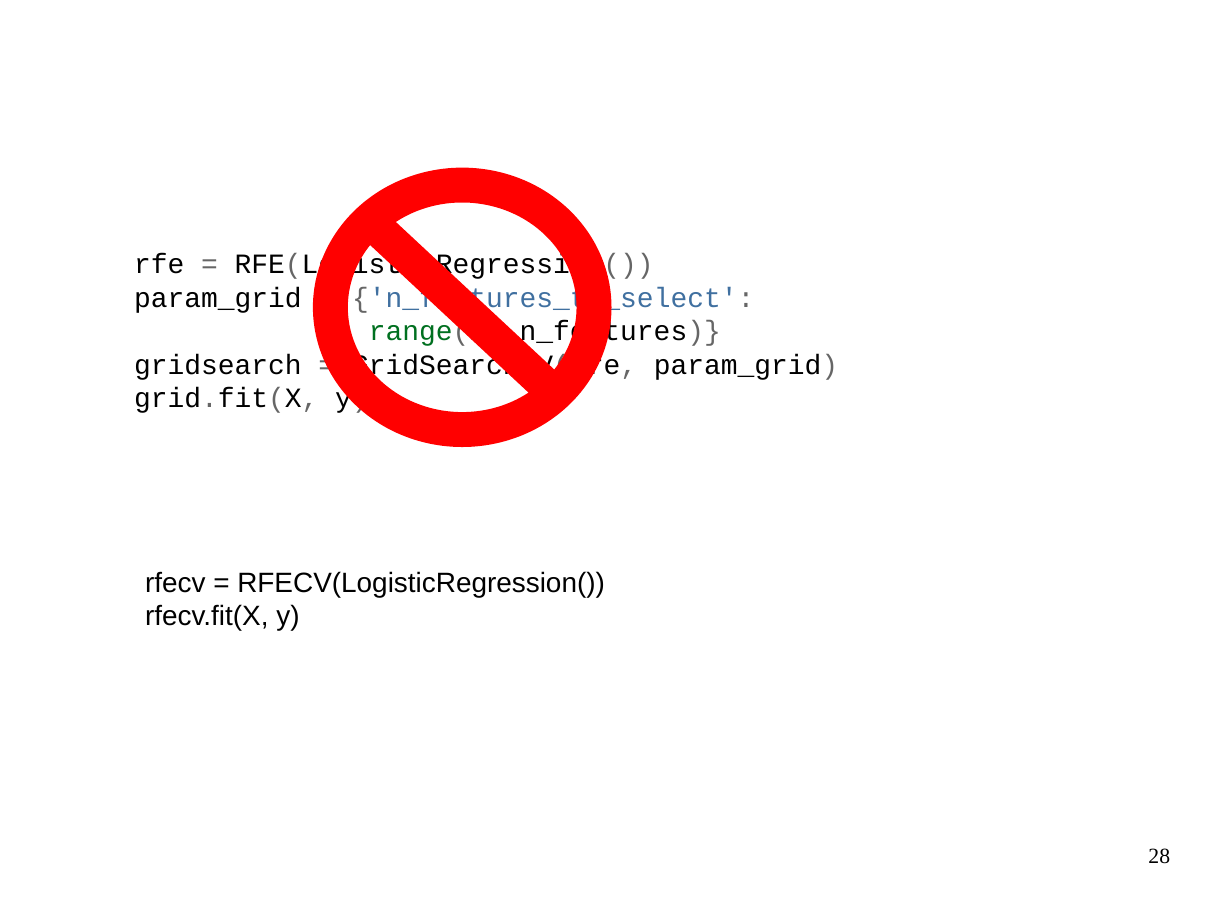
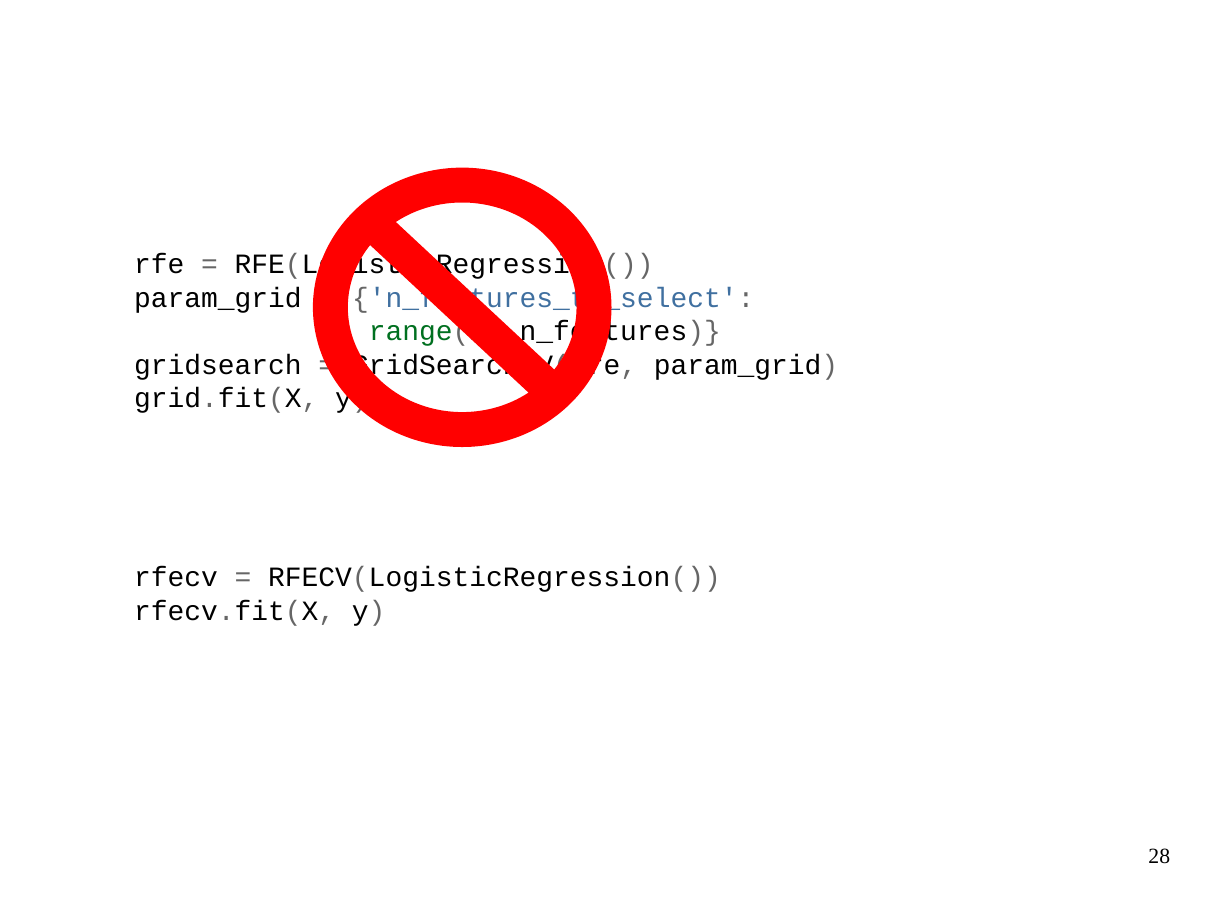
Before and after one commit to amueller/talks_odt, a slide deck: slide 28 of nyc-open-data-2015-andvanced-sklearn.odp. Drawn at 1232x924 pixels with LibreOffice and Linux fonts; fonts in the diff are those of the drawing. Boxes give left, top, right and bottom in pixels: in the first picture for what was removed or moved away, otherwise in the second. Text is boxed around its words. In the diff, an @@ line names an element or a change of style, - is before the commit and + after.

```diff
--- a/nyc-open-data-2015-andvanced-sklearn.odp
+++ b/nyc-open-data-2015-andvanced-sklearn.odp
@@ text "rfecv = RFECV(LogisticRegression())" at (x1=134, y1=567, x2=721, y2=626): font Arial to Courier New; text colour #000000 to #666666 in "= RFECV(LogisticRegression())", "rfecv.fit(X, y)" @@
```
Also in this commit, not shown: 7 other slides changed, 2 slides removed.
